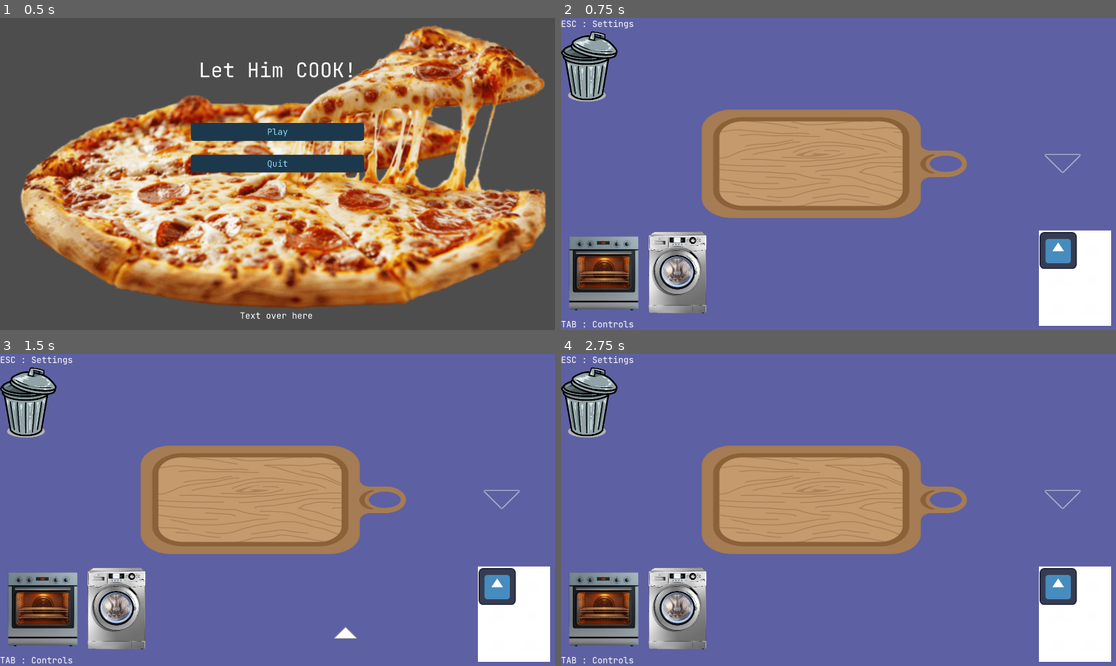
Above: before the commit, frames 1-4 (two rows, left to right).
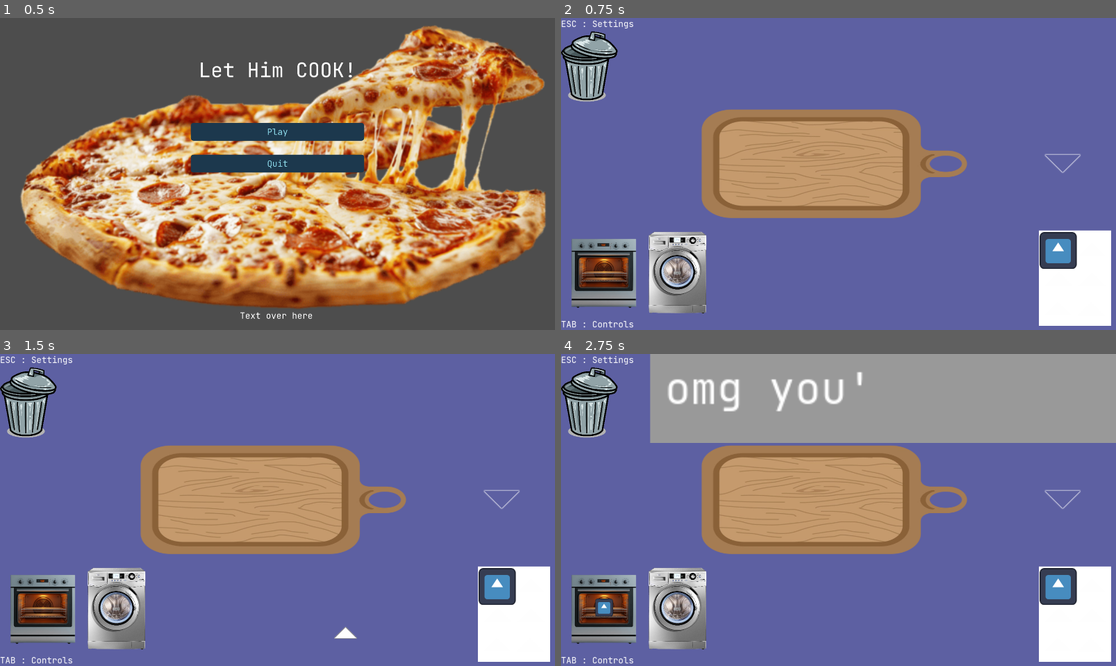
Above: after the commit, the same moments.

Repository: MikeyMictan1/Warwick-Game-Jam-2026
Game: Godot game, scene res://UI/ui_scenes/MainMenu.tscn
Same seed, same stepped clock (60 frames per second), same inputs: the game is played once before the commit and once after it. The engine's default icon, where the game draws it, is replaced by a stand-in: a white triangle on a blue panel in a dark square.
Inputs (mouse positions are in pixels of both pictures, inside the frame that each line leads up to):
- Up to frame 1 (0.5 s): no input
- Up to frame 2 (0.75 s): click "Play" at 0.5 s
- Up to frame 3 (1.5 s): tap Enter at 1.25 s; drag from (493, 644) to (44, 609) at 1.27 s
- Up to frame 4 (2.75 s): drag from (1060, 588) to (605, 609) at 2.02 s

Frame 1 is identical in both runs. In frame 2, 1.5% of the frame differs, in the area x 1-15%, y 69-94%; in frame 3, 1.5%; in frame 4, 26%, in the area x 1-100%, y 0-94%.
Error after the commit: Invalid access to property or key 'Lettuce' on a base object of type 'Dictionary'. (res://Scripts/Oven.gd:89)

Commit message:
HE CAN TALK????

Diff:
--- a/Scenes/Oven.tscn
+++ b/Scenes/Oven.tscn
@@ -1,18 +1,43 @@
-[gd_scene load_steps=4 format=3 uid="uid://0du1xmf45kuq"]
+[gd_scene load_steps=5 format=3 uid="uid://0du1xmf45kuq"]
 
+[ext_resource type="Script" uid="uid://c1d2i0qshvqaa" path="res://Scripts/Oven.gd" id="1_script"]
 [ext_resource type="Texture2D" uid="uid://dgkaq1ae0t6g8" path="res://Assets/Art/oven.png" id="1_wr84x"]
-[ext_resource type="Script" path="res://Scripts/Oven.gd" id="1_script"]
 
 [sub_resource type="RectangleShape2D" id="RectangleShape2D_p1esg"]
 size = Vector2(48, 52)
+
+[sub_resource type="StyleBoxFlat" id="StyleBoxFlat_yaxri"]
 
 [node name="Oven" type="Area2D"]
 script = ExtResource("1_script")
 
 [node name="Sprite2D" type="Sprite2D" parent="."]
-scale = Vector2(0.21428572, 0.21428572)
+position = Vector2(-1.1444092e-05, -1.1444092e-05)
+scale = Vector2(0.2, 0.2)
 texture = ExtResource("1_wr84x")
 
 [node name="CollisionShape2D" type="CollisionShape2D" parent="."]
 position = Vector2(0, 1)
 shape = SubResource("RectangleShape2D_p1esg")
+
+[node name="Panel" type="Panel" parent="."]
+offset_left = 32.0
+offset_top = -182.0
+offset_right = 710.0
+offset_bottom = -114.0
+theme_override_styles/panel = SubResource("StyleBoxFlat_yaxri")
+
+[node name="SpeechText" type="RichTextLabel" parent="Panel"]
+clip_contents = false
+layout_mode = 0
+offset_left = 10.0
+offset_top = 10.0
+offset_right = 244.0
+offset_bottom = 50.0
+theme_override_font_sizes/normal_font_size = 30
+text = "Let Him COOK!"
+fit_content = true
+scroll_active = false
+autowrap_mode = 0
+
+[node name="AudioStreamSpeech" type="AudioStreamPlayer2D" parent="."]
--- a/Scripts/Oven.gd
+++ b/Scripts/Oven.gd
@@ -1,8 +1,10 @@
 extends Area2D
 
 var shader_material: ShaderMaterial
-
+@onready var audio_stream_speech: AudioStreamPlayer2D = $AudioStreamSpeech
 @onready var sprite: Sprite2D = $Sprite2D
+@onready var speech_text: RichTextLabel = $Panel/SpeechText
+@onready var panel: Panel = $Panel
 
 func _ready():
 	input_pickable = false
@@ -16,6 +18,8 @@
 	# Connect area signals to detect when ingredients hover over
 	area_entered.connect(_on_area_entered)
 	area_exited.connect(_on_area_exited)
+
+	panel.visible = false
 
 func _on_area_entered(area: Area2D):
 	if area is IngredientScene and area.is_dragging:
@@ -34,7 +38,6 @@
 func update_outline(show: bool):
 	if not shader_material:
 		return
-
 	if show:
 		# Green outline when ingredient is dragging over
 		shader_material.set_shader_parameter("outline_color", Color(0.0, 1.0, 0.0, 1.0))
@@ -43,8 +46,10 @@
 		# No outline
 		shader_material.set_shader_parameter("show_outline", false)
 
+
 func add_ingredient(ingredient: IngredientScene):
 	print("Adding to oven: ", ingredient.ingredient_data.name)
+	cur_ingredient_obj = ingredient
 
 	# Disable dragging and input for ingredient
 	ingredient.is_dragging = false
@@ -59,5 +64,62 @@
 	# Turn off green glow
 	update_outline(false)
 
+	cur_ingredient = ingredient.ingredient_data.name
+	current_index = 0
+	is_talking = true
+	panel.visible = true
+	talk()
+
+func _process(_delta: float) -> void:
+	if Input.is_action_just_pressed("click") and is_talking:
+		talk()
+
+func actually_cook():
 	# Use RecipeManager to cook
-	RecipeManager.combine_oven(ingredient, global_position)
+	RecipeManager.combine_oven(cur_ingredient_obj, global_position)
+
+var typing = false
+var cur_ingredient
+var cur_ingredient_obj
+var current_index = 0
+var is_talking = false
+
+# progresses on dialogue
+func talk():
+	var cur_dialogue: Array = fire_dialogue[cur_ingredient]
+	if current_index >= cur_dialogue.size():
+		is_talking = false
+		panel.visible = false
+		actually_cook()
+		return
+
+	if typing == true: # happens if player presses space again to skip/end dialogue
+		typing = false
+		speech_text.text = cur_dialogue[current_index]
+		current_index+=1
+	# otherwise, start typing the current text
+	else:
+		typing = true
+		start_typing(cur_dialogue[current_index])
+
+# used to let the interviewer/player speak
+func start_typing(text: String) -> void:
+	await get_tree().process_frame  # let UI update first
+	for i in range(text.length()):
+		speech_text.text = text.substr(0, i + 1)
+
+		audio_stream_speech.pitch_scale = 0.8 + randf_range(-0.1,0.1)
+		if text.substr(0, i + 1) in ['a','e','i','o','u']:
+			audio_stream_speech.pitch_scale += 0.2
+		audio_stream_speech.play()
+
+		if typing == true:
+			await get_tree().create_timer(0.02).timeout
+			# wait a bit before next letter is added
+		audio_stream_speech.stop()
+	if typing == true:
+		typing = false
+		current_index+=1
+
+
+var fire_dialogue = {"Garlic":["omg you're cooking lettuce??", "that's crazy bro"]}
--- a/project.godot
+++ b/project.godot
@@ -128,3 +128,8 @@
 "events": [Object(InputEventKey,"resource_local_to_scene":false,"resource_name":"","device":0,"window_id":0,"alt_presse …(194 unchanged characters)…
 ]
 }
+click={
+"deadzone": 0.2,
+"events": [Object(InputEventMouseButton,"resource_local_to_scene":false,"resource_name":"","device":-1,"window_id":0,"alt_pressed":false,"shift_pressed":false,"ctrl_pressed":false,"meta_pressed":false,"button_mask":0,"position":Vector2(0, 0),"global_position":Vector2(0, 0),"factor":1.0,"button_index":1,"canceled":false,"pressed":false,"double_click":false,"script":null)
+]
+}
